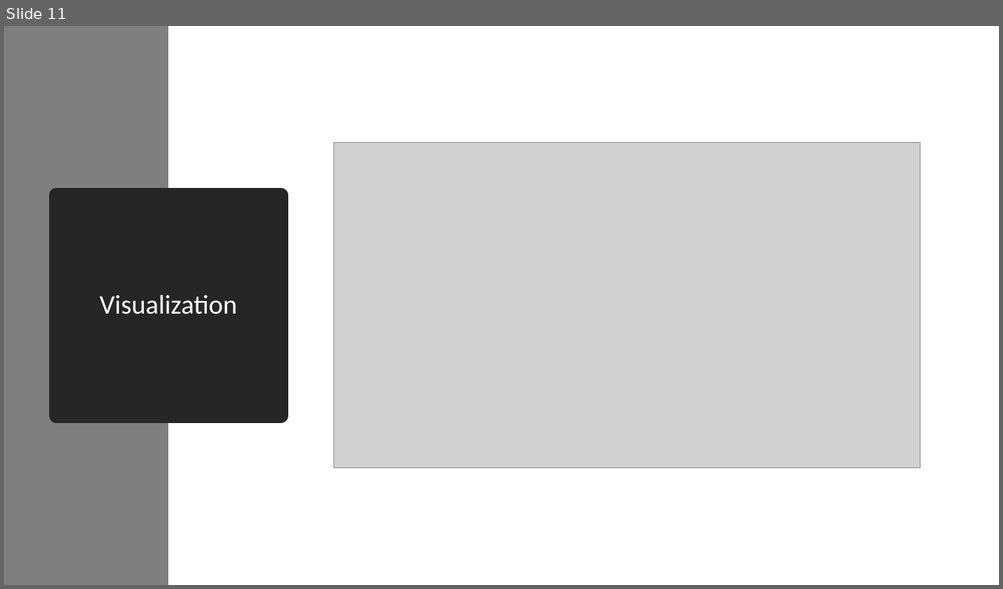
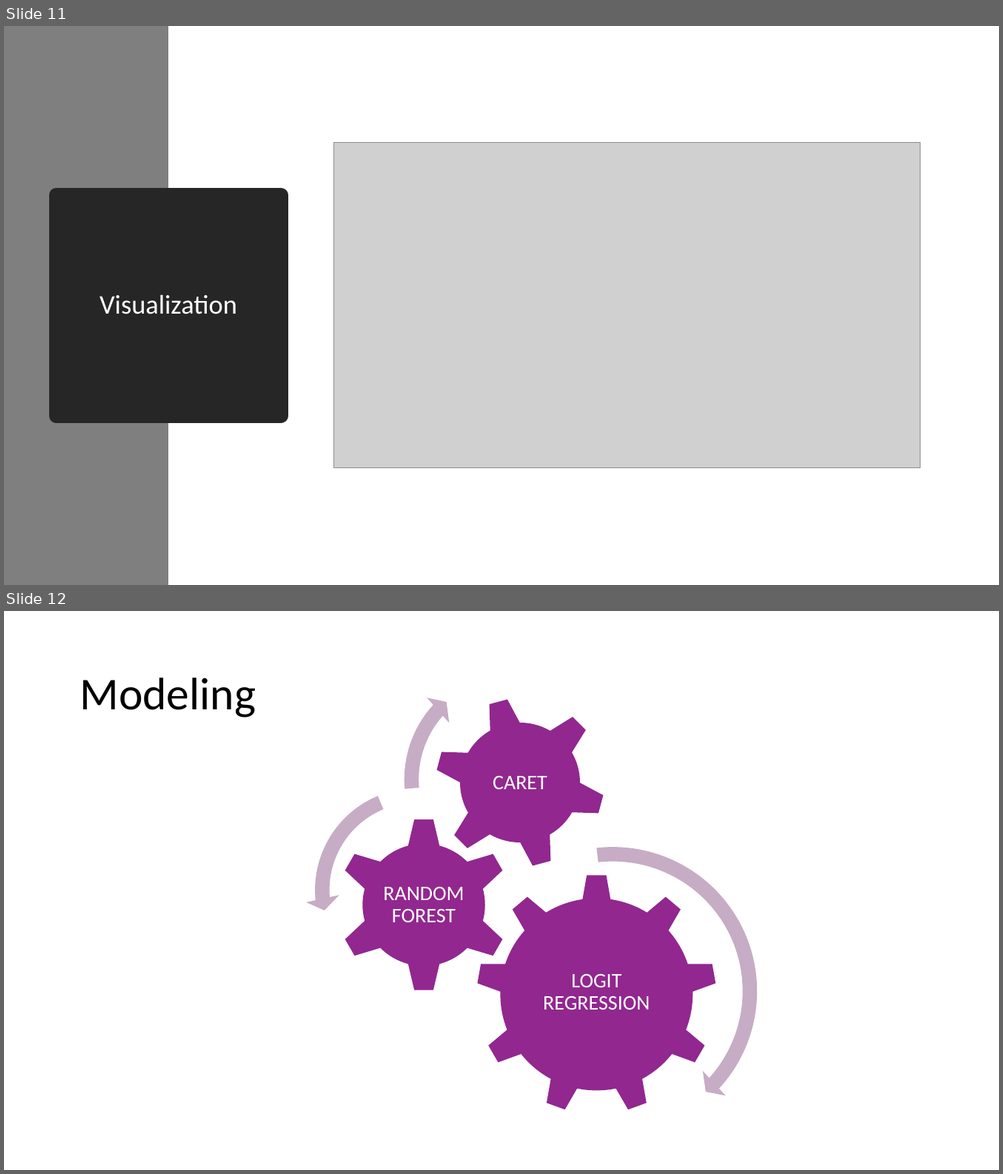
Before and after one commit to elenalazarus/Titanic-ML, a slide deck: titanic.pptx. Shown one above the other, each under a label of ours: slide 11 before the commit, slides 11 and 12 after it. The pictures are 1003x589 and 1003x1174 pixels, drawn with LibreOffice and Linux fonts; fonts in the diff are those of the drawing; grey boxes stand for pictures. Boxes give left, top, right and bottom in pixels: in the first picture for what was removed or moved away, otherwise in the second. Text is boxed around its words. In the diff, an @@ line names an element or a change of style, - is before the commit and + after.

```diff
--- a/titanic.pptx
+++ b/titanic.pptx
@@ slide 12 added at box(4, 611, 999, 1170), background #FFFFFF @@
@@ group added at box(305, 659, 767, 1146): 3 gears, 3 texts, 2 circular arrows, 1 left circular arrow @@
+LOGIT REGRESSION
+RANDOM FOREST
+CARET
@@ title added at box(79, 678, 256, 718), 44 pt, text #000000 @@
+Modeling
```
Also in this commit, not shown: 4 other slides added, 1 slide removed, 1 other file.
